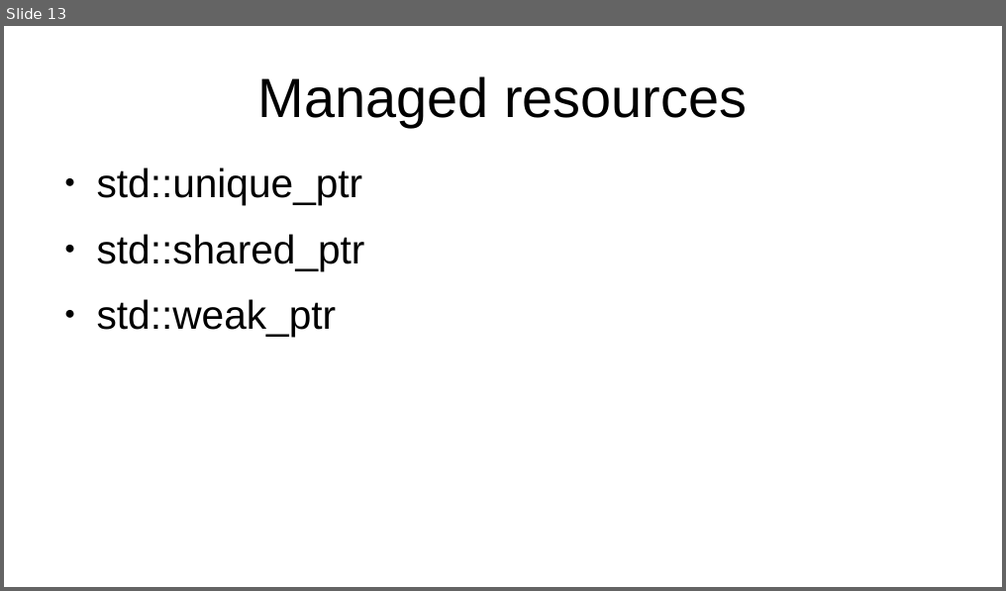
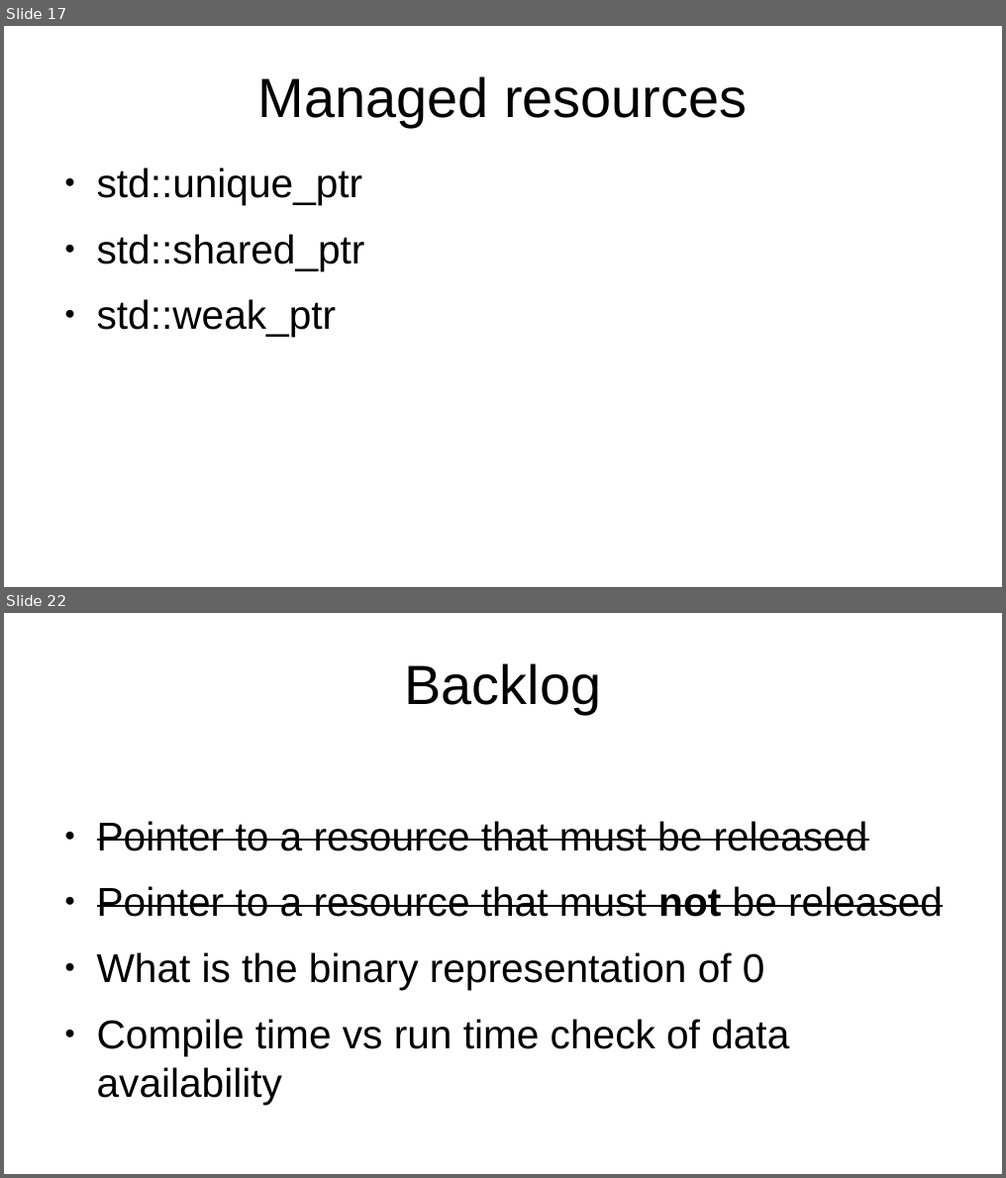
Before and after one commit to marcpawl/nullptr, a slide deck: slideshow.odp. Shown one above the other, each under a label of ours: slide 13 before the commit, slides 17 and 22 after it; the slides between them are not shown. The pictures are 1006x591 and 1006x1178 pixels, drawn with LibreOffice and Linux fonts; fonts in the diff are those of the drawing. Boxes give left, top, right and bottom in pixels: in the first picture for what was removed or moved away, otherwise in the second. Text is boxed around its words. In the diff, an @@ line names an element or a change of style, - is before the commit and + after.

```diff
--- a/slideshow.odp
+++ b/slideshow.odp
@@ slide 22 added at [4,613,1002,1174], background #FFFFFF @@
@@ title added at [404,663,601,714], 44 pt, text #000000 @@
+Backlog
@@ text added at [97,821,943,1057], 32 pt, text #000000, strikethrough @@
+● Pointer to a resource that must be released
+● Pointer to a resource that must not be released
+● What is the binary representation of 0
+● Compile time vs run time check of data availability
@@ what was slide 13 is now slide 17 @@
```
Also in this commit, not shown: 6 slides changed, 6 other slides added, 1 slide removed.
